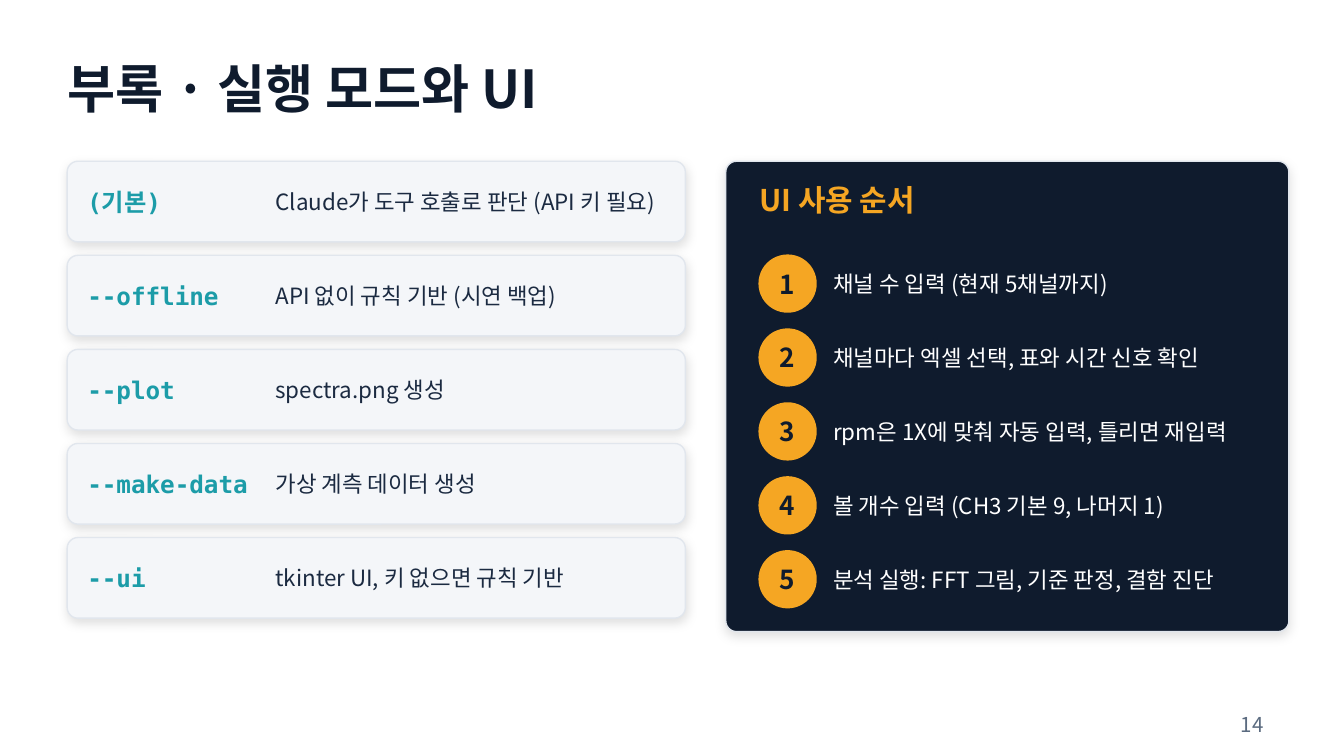
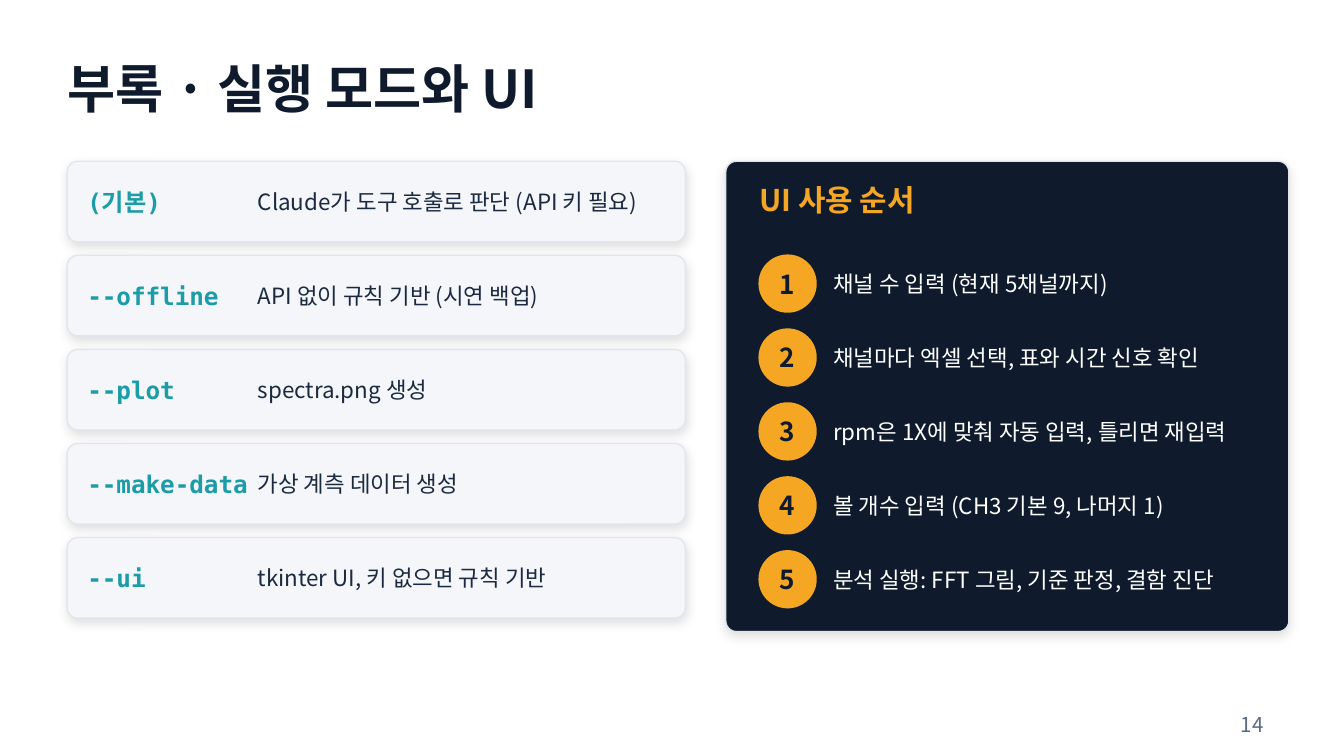
Before and after one commit to njpark22-eng/test, a slide deck: slide 14 of vibe-agent-demo-1.pptx. Drawn at 1344x756 pixels with LibreOffice and Linux fonts; fonts in the diff are those of the drawing. Boxes give left, top, right and bottom in pixels: in the first picture for what was removed or moved away, otherwise in the second. Text is boxed around its words. In the diff, an @@ line names an element or a change of style, - is before the commit and + after.

```diff
--- a/vibe-agent-demo-1.pptx
+++ b/vibe-agent-demo-1.pptx
@@ text "Claude가 도구 호출로 판단 (API ...": place and size @@
-text "Claude가 도구 호출로 판단 (API ..." at <box>275,191,655,215</box>
+text "Claude가 도구 호출로 판단 (API ..." at <box>258,191,637,215</box>
@@ 4 texts: place and size @@
-4 texts at <box>275,285,564,590</box>
+4 texts at <box>258,285,546,590</box>
```
